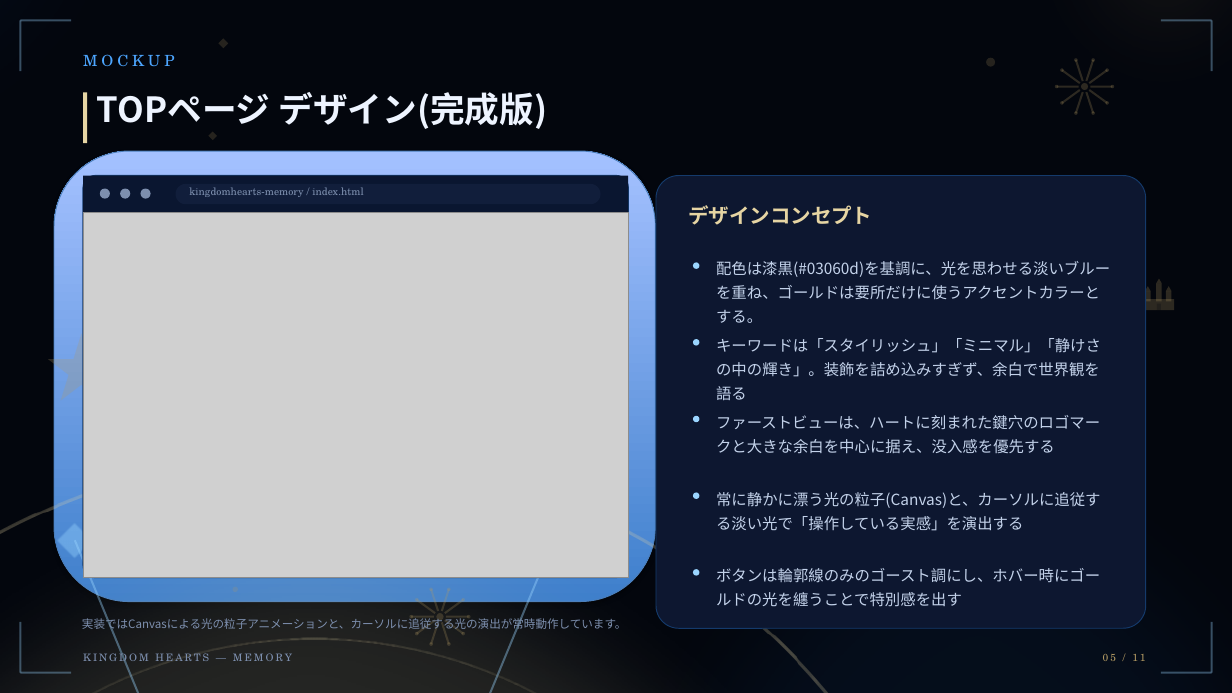
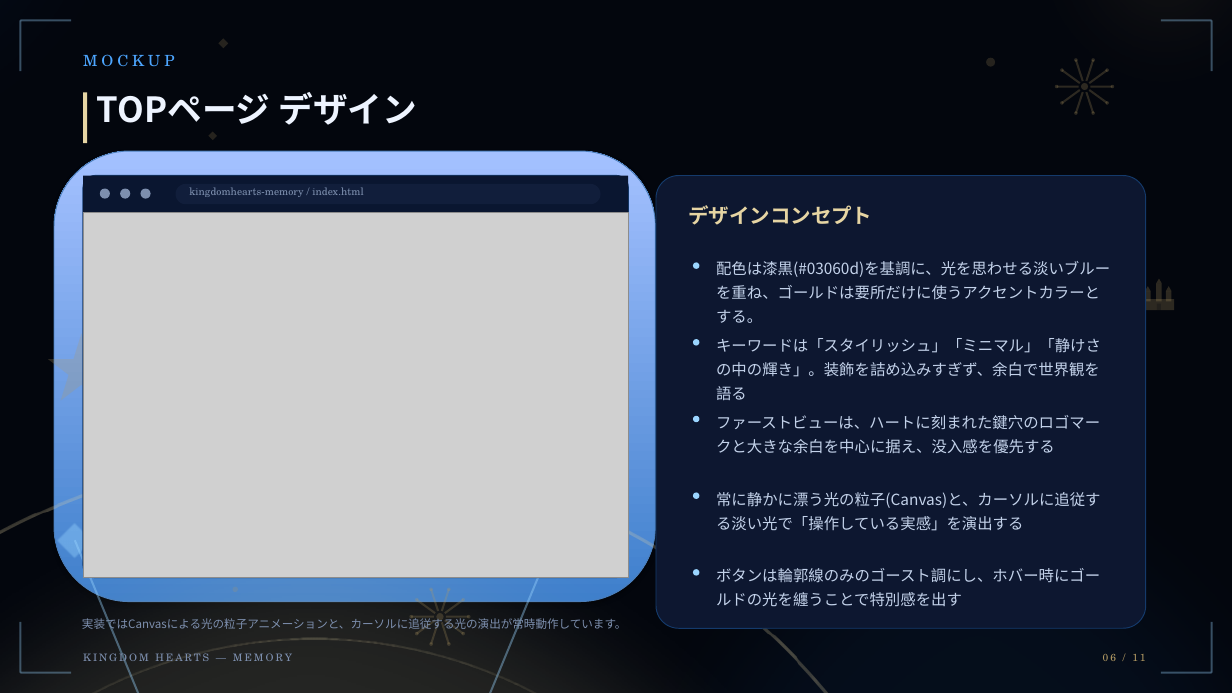
Before and after one commit to LXirgil/kh_mem, a slide deck: slide 6 of KINGDOM HEARTS — MEMORY_企画書.pptx (slide 5 before the commit). Drawn at 1232x693 pixels with LibreOffice and Linux fonts; fonts in the diff are those of the drawing; grey boxes stand for pictures. Boxes give left, top, right and bottom in pixels: in the first picture for what was removed or moved away, otherwise in the second. Text is boxed around its words. In the diff, an @@ line names an element or a change of style, - is before the commit and + after.

```diff
--- a/KINGDOM HEARTS — MEMORY_企画書.pptx
+++ b/KINGDOM HEARTS — MEMORY_企画書.pptx
@@ text at <box>97,92,418,125</box>: text changed @@
-TOPページ デザイン(完成版)
+TOPページ デザイン
@@ text at <box>1103,654,1145,661</box>: text changed @@
-05 / 11
+06 / 11
```
Also in this commit, not shown: 9 other slides changed, 1 slide added, 1 slide removed.
